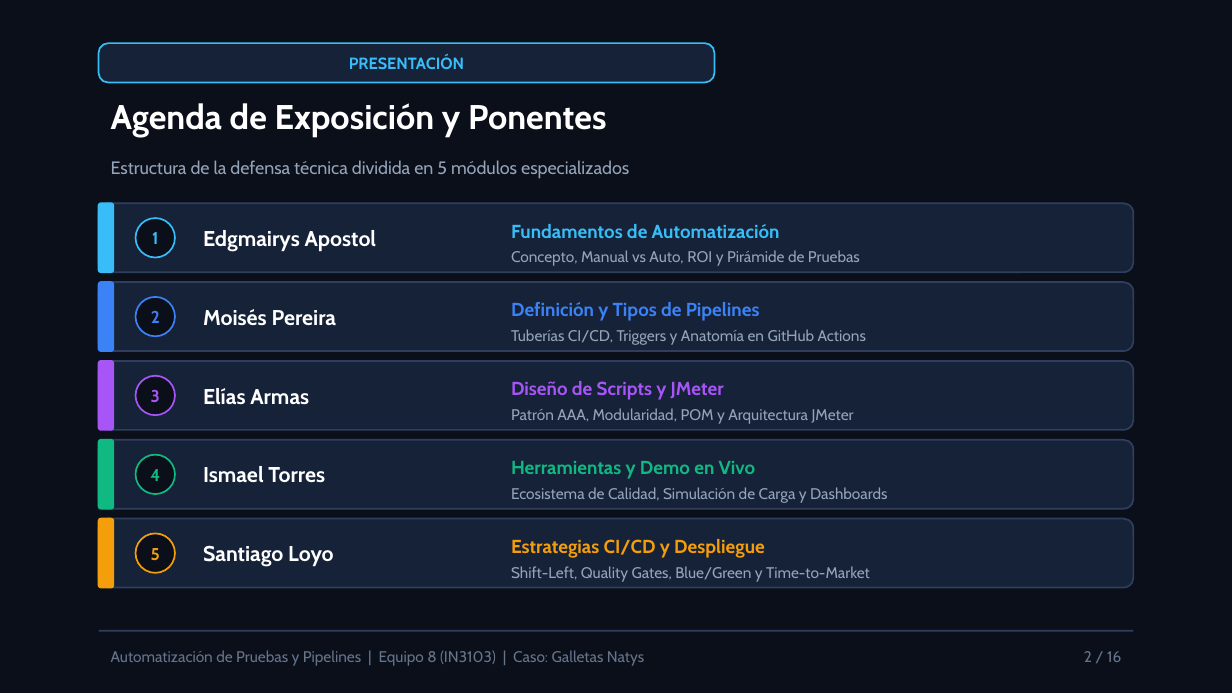
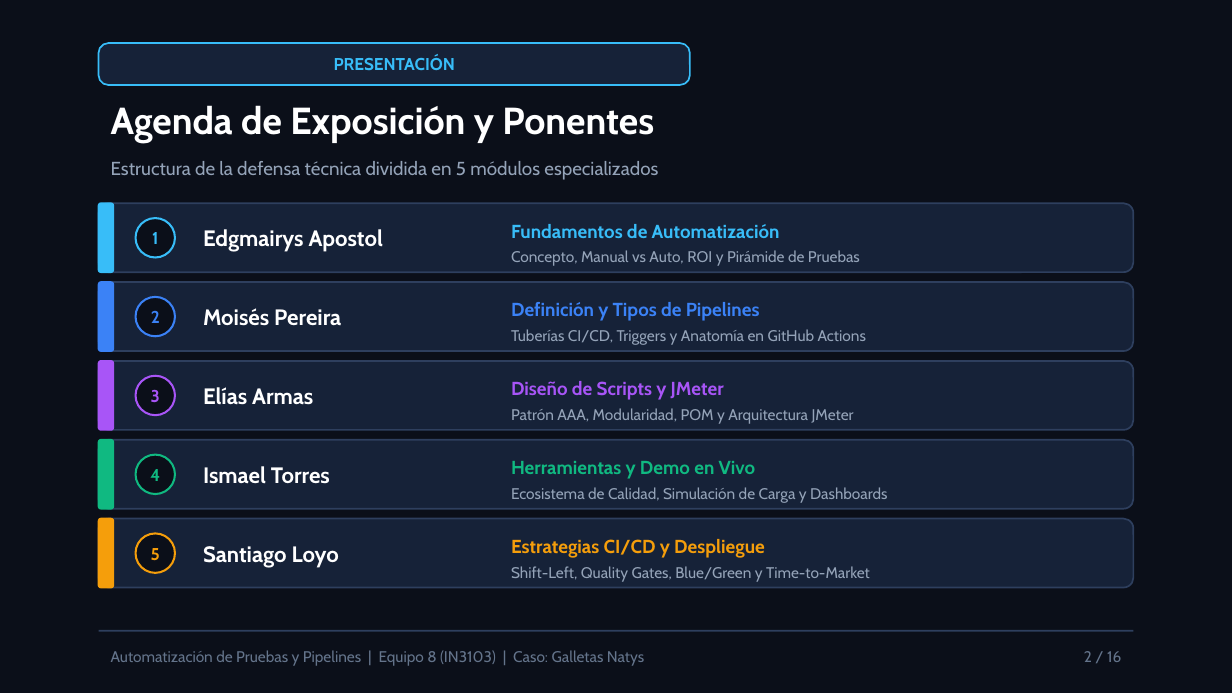
Before and after one commit to Elias0902/natys-landing-exposicion, a slide deck: slide 2 of public/docs/diapositivas-equipo8.pptx. Drawn at 1232x693 pixels with LibreOffice and Linux fonts; fonts in the diff are those of the drawing. Boxes give left, top, right and bottom in pixels: in the first picture for what was removed or moved away, otherwise in the second. Text is boxed around its words. In the diff, an @@ line names an element or a change of style, - is before the commit and + after.

```diff
--- a/public/docs/diapositivas-equipo8.pptx
+++ b/public/docs/diapositivas-equipo8.pptx
@@ rounded rectangle: place and size @@
-rounded rectangle at (99, 43, 715, 83)
+rounded rectangle at (99, 43, 690, 85)
@@ rounded rectangle at (99, 43, 690, 85): proportions changed @@
@@ text "PRESENTACIÓN" at (334, 56, 455, 70): size 9.5 to 10 pt @@
@@ text "Agenda de Exposición y Ponentes" at (111, 105, 654, 144): size 20 to 22 pt @@
@@ text "Estructura de la defensa técnica ..." at (111, 161, 658, 180): size 10.5 to 11 pt @@
@@ size 12.5 to 13 pt in 5 elements at (203, 229, 383, 252), (203, 308, 341, 326), (203, 387, 313, 405), (203, 466, 330, 484), (203, 546, 339, 568) @@
```
Also in this commit, not shown: 15 other slides changed, 8 other files.
